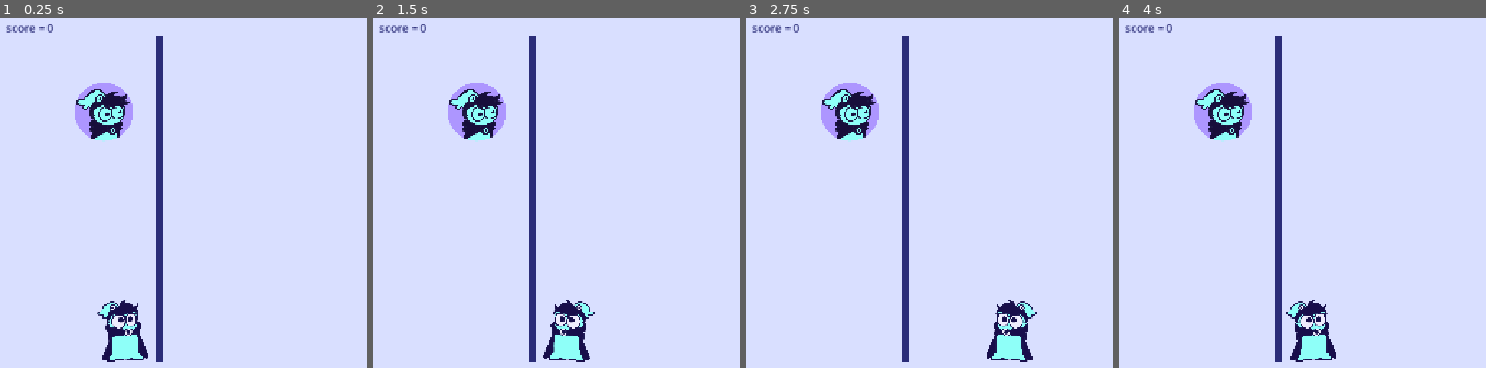
Above: before the commit, frames 1-4 (left to right).
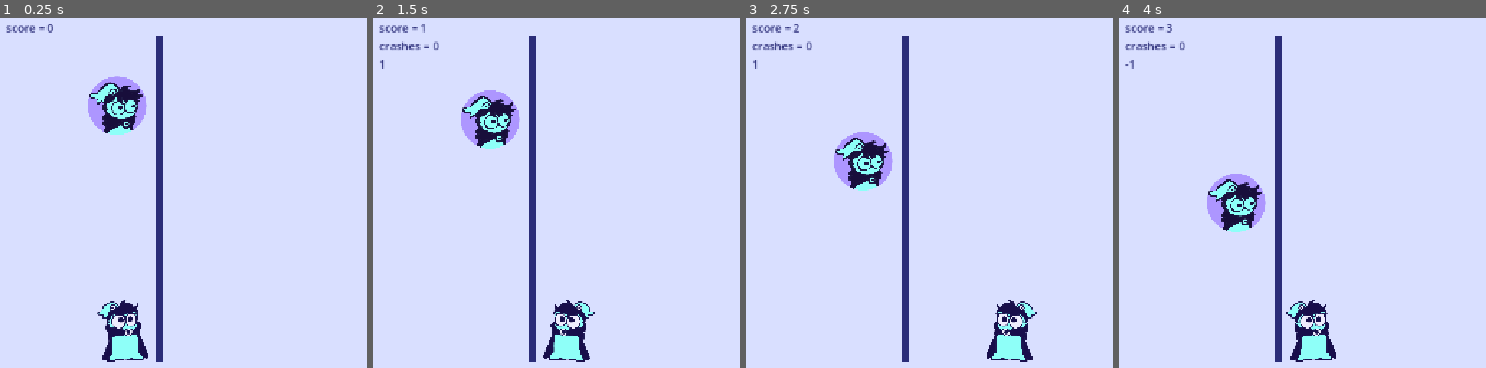
Above: after the commit, the same moments.

Repository: Herbeon/to-do-it
Game: Godot game, scene res://scene.tscn
Same seed, same stepped clock (60 frames per second), same inputs: the game is played once before the commit and once after it.
Inputs (mouse positions are in pixels of both pictures, inside the frame that each line leads up to):
- Up to frame 1 (0.25 s): no input
- Up to frame 2 (1.5 s): tap Enter at 0.5 s; move the mouse to (outside the picture) at 0.52 s; hold Right (p1_right) 0.53-1.28 s; tap Alt at 0.6 s; click (outside the picture) at 0.67 s; tap Space at 1.25 s; move the mouse to (442, 224) at 1.27 s; hold Down from 1.28 s (still down); tap Shift at 1.35 s
- Up to frame 3 (2.75 s): tap Enter at 2 s; move the mouse to (1054, 105) at 2.02 s; release Down at 2.03 s; hold Right (p1_right) from 2.03 s (still down); tap Alt at 2.1 s
- Up to frame 4 (4 s): tap Space at 2.75 s; move the mouse to (1306, 294) at 2.77 s; release Right (p1_right) at 2.78 s; hold Up 2.78-3.53 s; tap Shift at 2.85 s; click (1306, 294) at 2.92 s; tap Enter at 3.5 s; move the mouse to (outside the picture) at 3.52 s; hold Left (p1_left) from 3.53 s (still down); tap Alt at 3.6 s

The runs differ from the first frame. In frame 1, 2.4% of the frame differs, in the area x 20-41%, y 16-36%; in frame 2, 2.6%; in frame 3, 4.3%; in frame 4, 4.4%, in the area x 1-41%, y 1-62%.

Commit message:
mild functionality (oops forogt about wakatime)

Diff:
--- a/todoit/circle.gd
+++ b/todoit/circle.gd
@@ -1,8 +1,27 @@
 extends CharacterBody2D
 
-var height = 10 # spawns on either left or right side, negative = left, pos = right
+var height = 5 # spawns on either left or right side, negative = left, pos = right
 # calculation is abs -1
 # if height value is same as player's (player is always at -1 or 1) then player crashed
+# or just more if statements
+
+signal on_ground
+
+func _ready() -> void:
+	position.y = 180
 
 func _physics_process(delta: float) -> void:
 	pass
+
+func chopped():
+	if(abs(height) == 1):
+		on_ground.emit()
+
+	if(height == 0):
+		#despawn
+		position.y = 0
+	elif(height > 0):
+		height -= 1
+	else:
+		height += 1
+	position.y = 440 - abs(height) * 60
--- a/todoit/player.gd
+++ b/todoit/player.gd
@@ -3,6 +3,8 @@
 @export var character = "doryfish"
 @export var left = "p1_left"
 @export var right = "p1_right"
+
+var side = -1
 
 signal went_left
 signal went_right
@@ -14,8 +16,10 @@
 	if(Input.is_action_just_pressed(left)):
 		$AnimatedSprite2D.flip_h = false
 		position.x -= 100
+		side = -1
 		went_left.emit()
 	if(Input.is_action_just_pressed(right)):
 		$AnimatedSprite2D.flip_h = true
 		position.x += 100
+		side = 1
 		went_right.emit()
--- a/todoit/project.godot
+++ b/todoit/project.godot
@@ -19,6 +19,10 @@
 
 window/stretch/mode="canvas_items"
 window/stretch/aspect="expand"
+
+[editor_plugins]
+
+enabled=PackedStringArray("res://addons/godot_super-wakatime/plugin.cfg")
 
 [input]
 
--- a/todoit/scene.gd
+++ b/todoit/scene.gd
@@ -7,18 +7,35 @@
 @onready var circle = $circle
 
 var score = 0
-
+var crashes = 0
 
 func _ready() -> void:
 	p1.went_left.connect(p1_went_left)
 	p1.went_right.connect(p1_went_right)
-
+	circle.on_ground.connect(check_for_cross)
 
 # Called every frame. 'delta' is the elapsed time since the previous frame.
 func _process(delta: float) -> void:
 	pass
 
 func p1_went_left():
-	pass
+	score += 1
+	circle.chopped()
+	$Control/Label.text = "score = " + str(score) + "\ncrashes = " + str(crashes) + "\n" + str(p1.side)
+
 func p1_went_right():
-	pass
+	score += 1
+	circle.chopped()
+	$Control/Label.text = "score = " + str(score) + "\ncrashes = " + str(crashes) + "\n" + str(p1.side)
+
+
+func check_for_cross():
+	if(p1.side == circle.height):
+		# boom
+		crashes += 1
+
+func spawn_circle():
+	var choice = [5,-5,0].pick_random()
+	if(choice != 0):
+		var another_circle = circle.duplicate()
+		another_circle.height = choice
--- a/todoit/scene.tscn
+++ b/todoit/scene.tscn
@@ -15,7 +15,7 @@
 scale = Vector2(0.2, 0.2)
 
 [node name="circle" parent="." unique_id=1772085313 instance=ExtResource("3_u3cyc")]
-position = Vector2(395.99997, 188.99998)
+position = Vector2(415, 128)
 scale = Vector2(0.2, 0.2)
 
 [node name="Line2D" type="Line2D" parent="." unique_id=518565769]
Not shown, added: todoit/addons/godot_super-wakatime/api_key_prompt.tscn
Not shown, added: todoit/addons/godot_super-wakatime/counter.tscn
Not shown, added: todoit/addons/godot_super-wakatime/godot_super-wakatime.gd
Not shown, added: todoit/addons/godot_super-wakatime/godot_super-wakatime.gd.uid
Not shown, added: todoit/addons/godot_super-wakatime/plugin.cfg
Not shown, added: todoit/addons/godot_super-wakatime/utils.gd
Not shown, added: todoit/addons/godot_super-wakatime/utils.gd.uid
